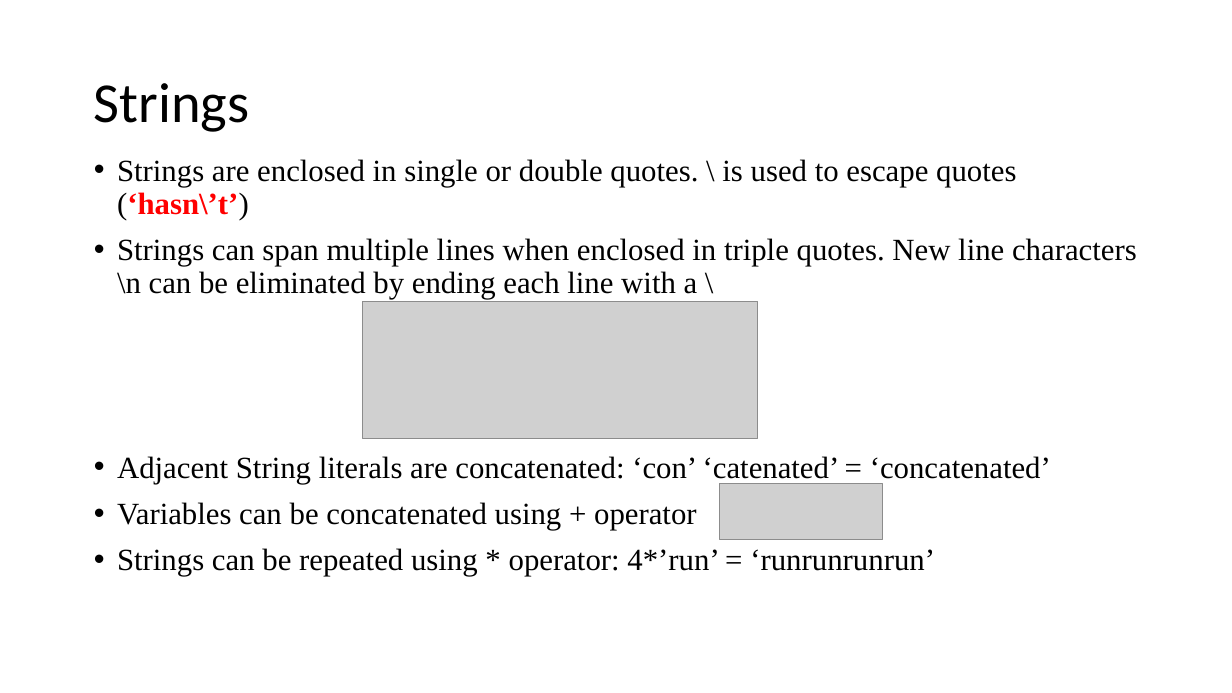
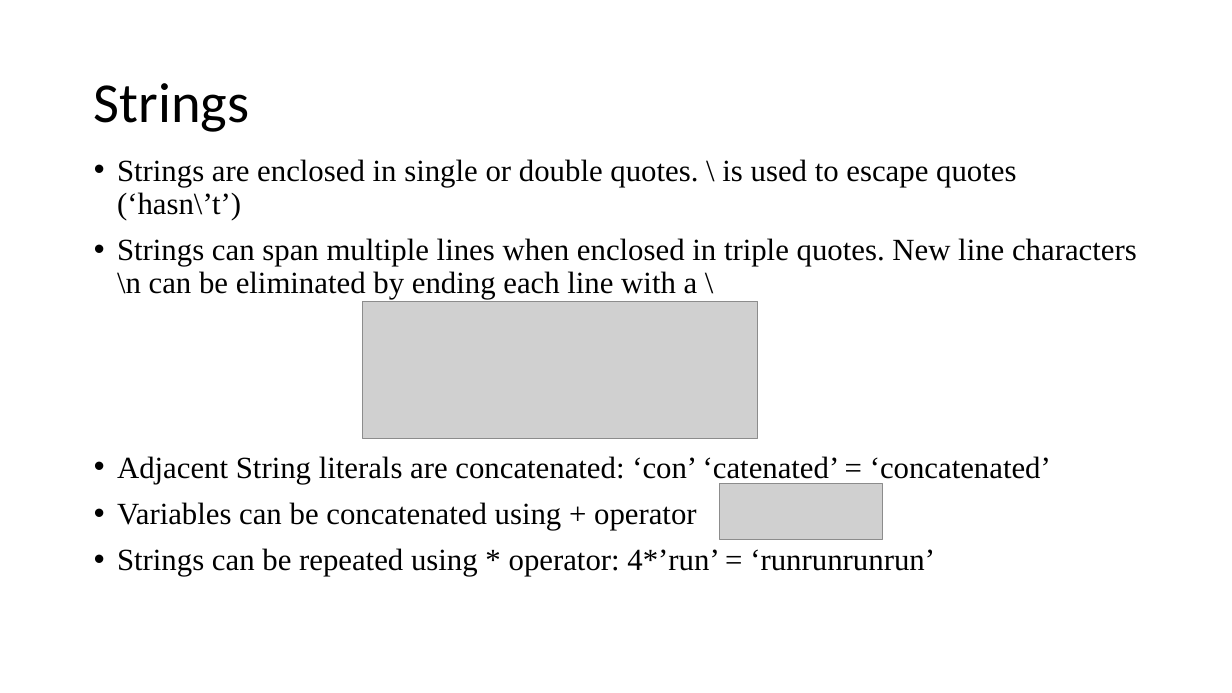
Before and after one commit to EmoryPython/Lab, a slide deck: slide 9 of lecture/Python Programing.pptx. Drawn at 1232x693 pixels with LibreOffice and Linux fonts; fonts in the diff are those of the drawing; grey boxes stand for pictures. Boxes give left, top, right and bottom in pixels: in the first picture for what was removed or moved away, otherwise in the second. Text is boxed around its words. In the diff, an @@ line names an element or a change of style, - is before the commit and + after.

```diff
--- a/lecture/Python Programing.pptx
+++ b/lecture/Python Programing.pptx
@@ text at bbox=[117, 159, 1016, 220]: text colour #FF0000 to #000000, bold off in "(‘hasn\’t’)" @@
```
Also in this commit, not shown: 5 other slides changed.
